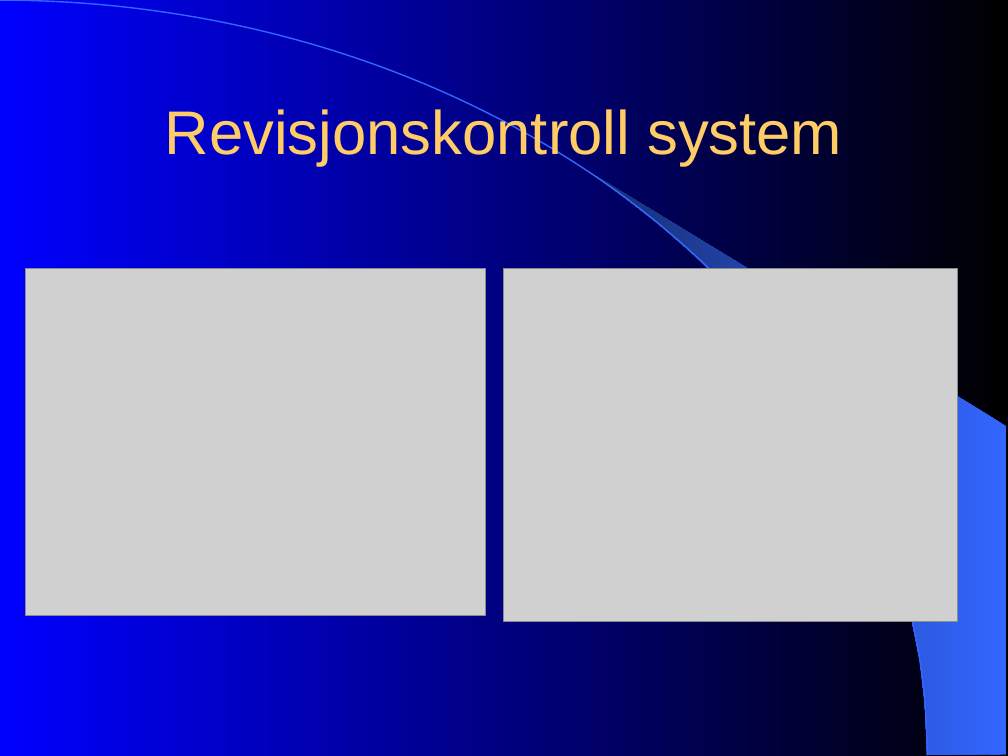
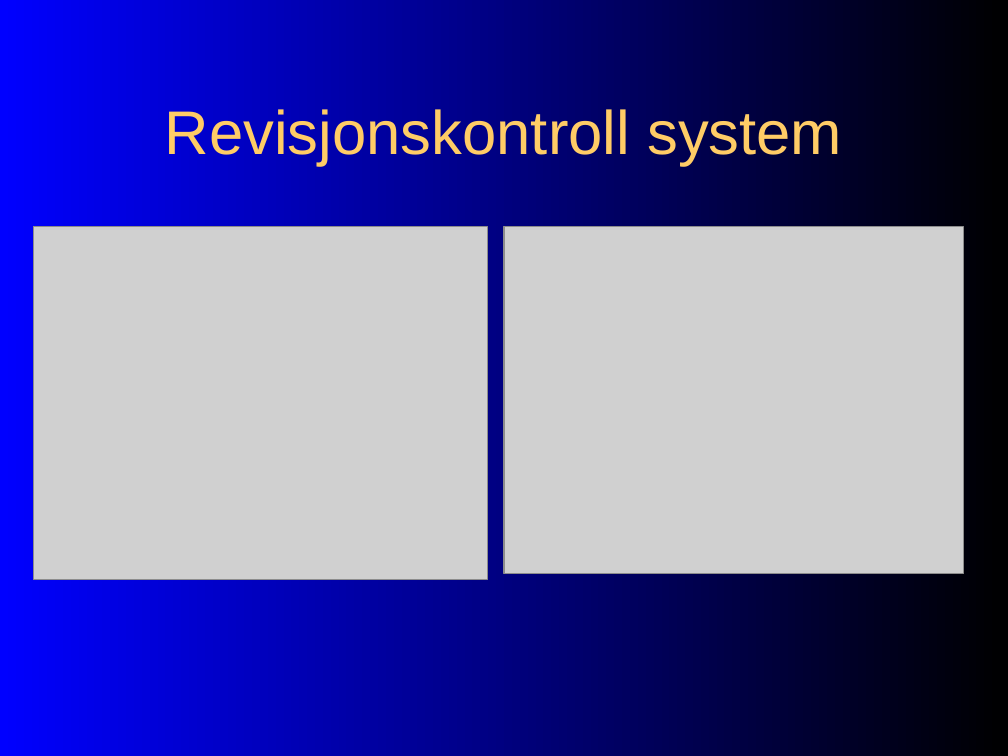
Before and after one commit to windygu/AnkhSVN, a slide deck: slide 3 of doc/powerpoint/papirprototyp_testing.ppt. Drawn at 1008x756 pixels with LibreOffice and Linux fonts; fonts in the diff are those of the drawing; grey boxes stand for pictures. Boxes give left, top, right and bottom in pixels: in the first picture for what was removed or moved away, otherwise in the second. Text is boxed around its words. In the diff, an @@ line names an element or a change of style, - is before the commit and + after.

```diff
--- a/doc/powerpoint/papirprototyp_testing.ppt
+++ b/doc/powerpoint/papirprototyp_testing.ppt
@@ freeform shape removed at <box>0,0,927,756</box> @@
@@ freeform shape removed at <box>594,174,1007,754</box> @@
@@ picture: place and size @@
-picture at <box>504,269,958,622</box>
+picture at <box>33,227,487,580</box>
@@ picture: place and size @@
-picture at <box>25,269,485,616</box>
+picture at <box>504,227,964,574</box>
```
Also in this commit, not shown: 9 other slides changed.
